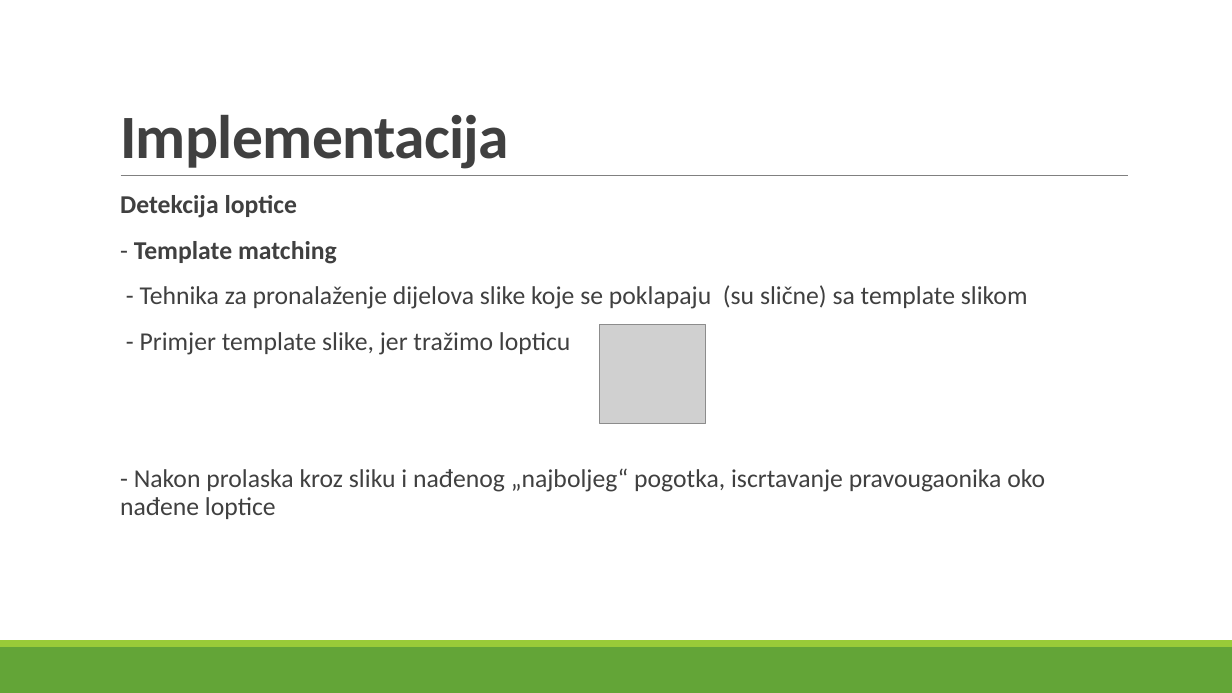
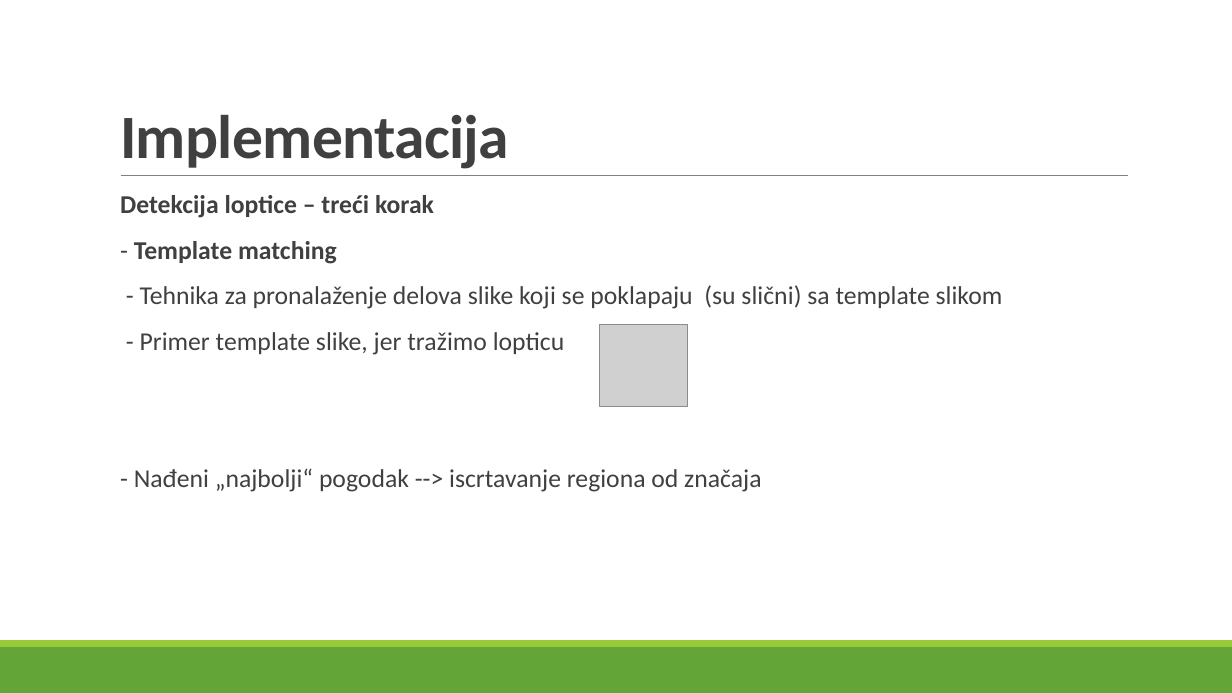
Before and after one commit to ckraisnikovic/softComputing, a slide deck: slide 11 of Detekcija i praćenje golf loptice na golf terenu.pptx. Drawn at 1232x693 pixels with LibreOffice and Linux fonts; fonts in the diff are those of the drawing; grey boxes stand for pictures. Boxes give left, top, right and bottom in pixels: in the first picture for what was removed or moved away, otherwise in the second. Text is boxed around its words. In the diff, an @@ line names an element or a change of style, - is before the commit and + after.

```diff
--- a/Detekcija i praćenje golf loptice na golf terenu.pptx
+++ b/Detekcija i praćenje golf loptice na golf terenu.pptx
@@ text at (x1=120, y1=195, x2=434, y2=218): text changed @@
-  Detekcija loptice
+  Detekcija loptice – treći korak
@@ text at (x1=134, y1=285, x2=1003, y2=492): text changed @@
-  - Tehnika za pronalaženje dijelova slike koje se poklapaju (su slične) sa template slikom
-  - Primjer template slike, jer tražimo lopticu
-  - Nakon prolaska kroz sliku i nađenog „najboljeg“ pogotka, iscrtavanje pravougaonika oko nađene loptice
+  - Tehnika za pronalaženje delova slike koji se poklapaju (su slični) sa template slikom
+  - Primer template slike, jer tražimo lopticu
+  - Nađeni „najbolji“ pogodak --> iscrtavanje regiona od značaja
@@ picture resized from (x1=600, y1=324, x2=706, y2=424) to (x1=600, y1=324, x2=687, y2=407) @@
```
Also in this commit, not shown: 12 other slides changed, 4 slides added.
